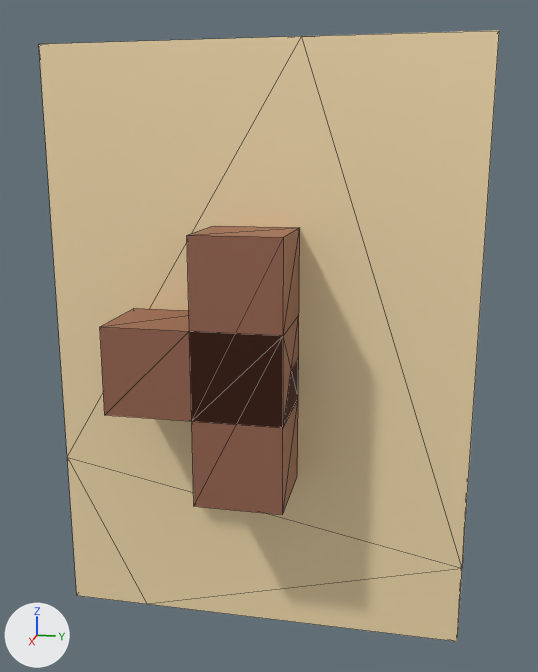
Two versions of the glTF model Assets/Voxel/Arch/Lights/Switch00.gltf, one commit apart.
Both versions are drawn from a 50 mm camera at (9.29, 4.31, 5.81) aimed at (0.92, 2.63, 3.72). The axes (+X, +Y, +Z) are drawn at lower left. The lights are the same throughout. The older version comes first. Mesh edges are drawn as thin lines. Where no turn or scale is listed for an object, it has been applied to the vertices. Vertices at exactly the same position are counted once.

Script lines for the objects in view, before the commit:
```python
me_mesh_0 = bpy.data.meshes.new('Mesh_0')
me_mesh_0.from_pydata(...)  # 12 vertices, 20 faces; spans x 1.0..2.0, y 1.0..3.0, z 3.0..4.0
me_mesh_0.materials.append(mat_material_1)
me_mesh_1 = bpy.data.meshes.new('Mesh_1')
me_mesh_1.from_pydata(...)  # 12 vertices, 20 faces; spans x 1.0..2.0, y 2.0..3.0, z 2.0..5.0
me_mesh_1.materials.append(mat_material_1)
me_mesh_3 = bpy.data.meshes.new('Mesh_3')
me_mesh_3.from_pydata(...)  # 16 vertices, 28 faces; spans x 0.0..1.0, y 0.0..5.0, z 0.0..7.0
me_mesh_3.materials.append(mat_material_1)
ob_base = bpy.data.objects.new('base', me_mesh_3)
ob_base.location = (0.0, 0.0, 0.0)
ob_btn2 = bpy.data.objects.new('btn2', me_mesh_1)
ob_btn2.location = (0.0, 0.0, 0.0)
ob_btn3 = bpy.data.objects.new('btn3', me_mesh_0)
ob_btn3.location = (0.0, 0.0, 0.0)
```
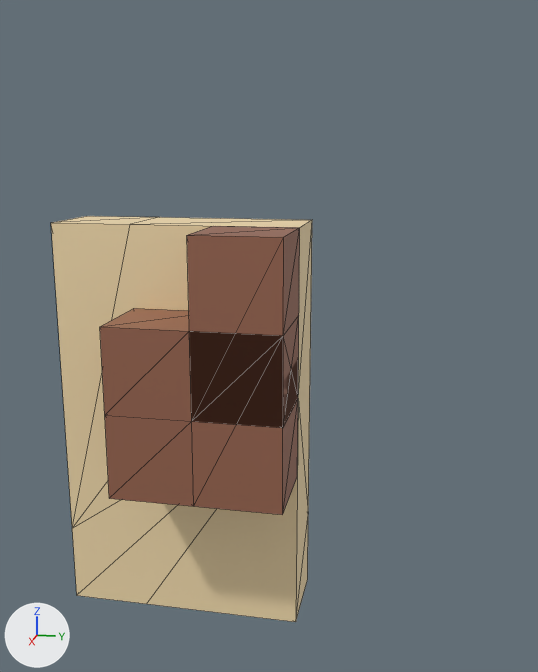
Commit message: * redo switch00

Edits to the bpy script that builds the scene:
```text
Change me_mesh_3:
    used by ob_base; location = (0.0, 0.0, 0.0)
    remove me_mesh_3.from_pydata(...)  # 16 vertices, 28 faces; spans x 0.0..1.0, y 0.0..5.0, z 0.0..7.0
    add me_mesh_3.from_pydata(...)  # 16 vertices, 28 faces; spans x 0.0..1.0, y 0.0..3.0, z 0.0..5.0
    me_mesh_3 part 1
    11 vertices are removed from x 0.0..1.0, y 0.0..5.0, z 0.0..7.0
    26 faces are deleted
    6 vertices are added at (0.0, 3.0, 0.0), (0.0, 1.0, 5.0), (0.0, 0.0, 5.0), (0.0, 3.0, 5.0), (1.0, 3.0, 3.0), (0.0, 3.0, 1.0)
    5 new vertices lie (1.0, 0.0, 0.0) away from vertices in x 0.0, y 0.0..3.0, z 0.0..5.0
    26 new faces join them
```

Where the change shows, as pixel boxes [x1, y1, x2, y2] in the pictures (538 x 672 px):
'base', reshaped (43% narrower, 34% shorter)
    before: [39, 30, 499, 642]
    after: [51, 216, 312, 622]
'btn', unchanged, uncovered by the edit
    after: [105, 415, 194, 506]
